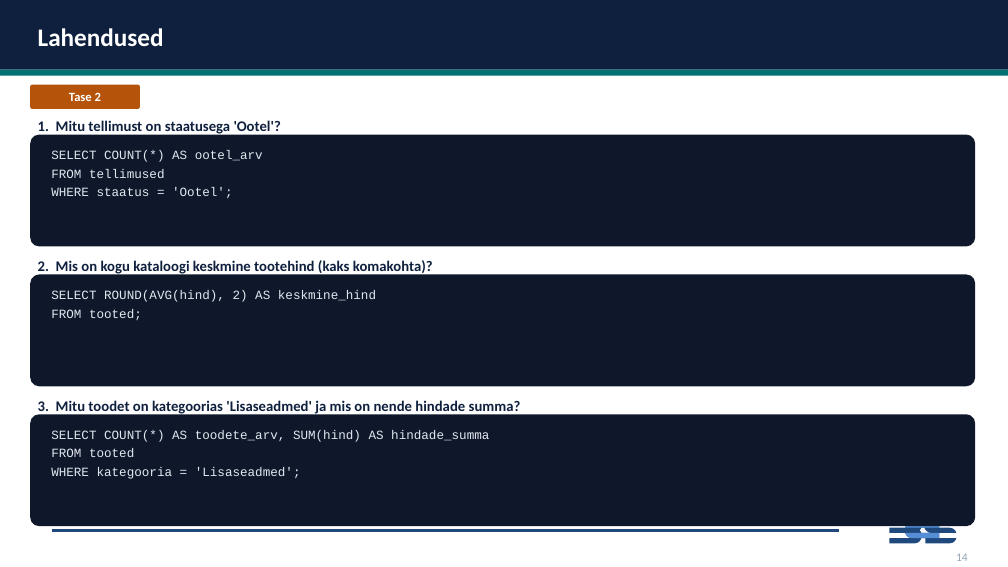
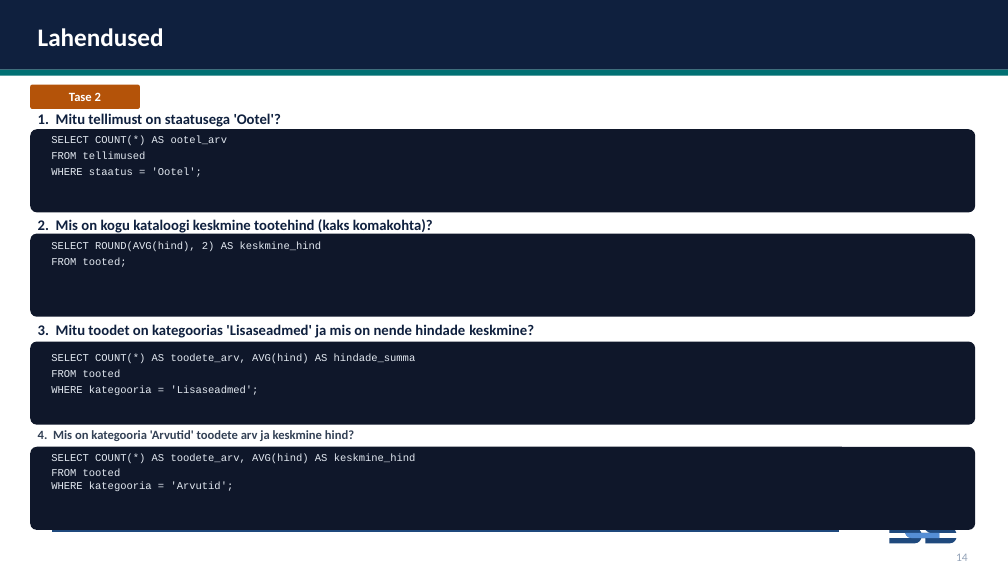
Before and after one commit to emilieabel/andmetarkus, a slide deck: slide 13 of Materjalid/Day7 SQL/7-paev-andmetarkus-esitlus.pptx. Drawn at 1008x567 pixels with LibreOffice and Linux fonts; fonts in the diff are those of the drawing. Boxes give left, top, right and bottom in pixels: in the first picture for what was removed or moved away, otherwise in the second. Text is boxed around its words. In the diff, an @@ line names an element or a change of style, - is before the commit and + after.

```diff
--- a/Materjalid/Day7 SQL/7-paev-andmetarkus-esitlus.pptx
+++ b/Materjalid/Day7 SQL/7-paev-andmetarkus-esitlus.pptx
@@ text "1. Mitu tellimust on staatusega ...": place and size @@
-text "1. Mitu tellimust on staatusega ..." at (38, 120, 281, 136)
+text "1. Mitu tellimust on staatusega ..." at (38, 113, 281, 127)
@@ rounded rectangle: place and size @@
-rounded rectangle at (30, 135, 975, 247)
+rounded rectangle at (30, 129, 975, 212)
@@ text "SELECT COUNT(*) AS ootel_arv": place and size @@
-text "SELECT COUNT(*) AS ootel_arv" at (51, 150, 263, 198)
+text "SELECT COUNT(*) AS ootel_arv" at (51, 136, 228, 177)
@@ text "SELECT COUNT(*) AS ootel_arv" at (51, 136, 228, 177): size 12 to 10 pt @@
@@ text "2. Mis on kogu kataloogi ...": place and size @@
-text "2. Mis on kogu kataloogi ..." at (38, 259, 433, 276)
+text "2. Mis on kogu kataloogi ..." at (38, 219, 433, 234)
@@ rounded rectangle: place and size @@
-rounded rectangle at (30, 274, 975, 386)
+rounded rectangle at (30, 234, 975, 317)
@@ text "SELECT ROUND(AVG(hind), 2) AS keskmine_hind" at (51, 242, 322, 267): size 12 to 10 pt @@
@@ text "SELECT ROUND(AVG(hind), 2) AS keskmine_hind": place and size @@
-text "SELECT ROUND(AVG(hind), 2) AS keskmine_hind" at (51, 290, 376, 320)
+text "SELECT ROUND(AVG(hind), 2) AS keskmine_hind" at (51, 242, 322, 267)
@@ text at (38, 324, 534, 338): text changed @@
-3. Mitu toodet on kategoorias 'Lisaseadmed' ja mis on nende hindade summa?
+3. Mitu toodet on kategoorias 'Lisaseadmed' ja mis on nende hindade keskmine?
@@ rounded rectangle: place and size @@
-rounded rectangle at (30, 414, 975, 526)
+rounded rectangle at (30, 342, 975, 425)
@@ text "SELECT COUNT(*) AS toodete_arv, AVG(hind) ...": place and size @@
-text "SELECT COUNT(*) AS toodete_arv, AVG(hind) ..." at (51, 430, 489, 479)
+text "SELECT COUNT(*) AS toodete_arv, AVG(hind) ..." at (51, 354, 416, 395)
@@ text at (51, 354, 416, 363): text changed; size 12 to 10 pt @@
-SELECT COUNT(*) AS toodete_arv, SUM(hind) AS hindade_summa
+SELECT COUNT(*) AS toodete_arv, AVG(hind) AS hindade_summa
@@ text at (51, 370, 259, 395): size 12 to 10 pt in "FROM tooted", "WHERE kategooria = 'Lisaseadmed';" @@
@@ rounded rectangle added at (30, 447, 975, 530), fill #0F172A @@
@@ text added at (38, 430, 354, 441), 12 pt, text #334155, bold @@
+4. Mis on kategooria 'Arvutid' toodete arv ja keskmine hind?
@@ text added at (51, 453, 416, 491), 10 pt, text #E2E8F0 @@
+SELECT COUNT(*) AS toodete_arv, AVG(hind) AS keskmine_hind
+FROM tooted
+WHERE kategooria = 'Arvutid';
```
Also in this commit, not shown: 22 other slides changed, 2 other files.
